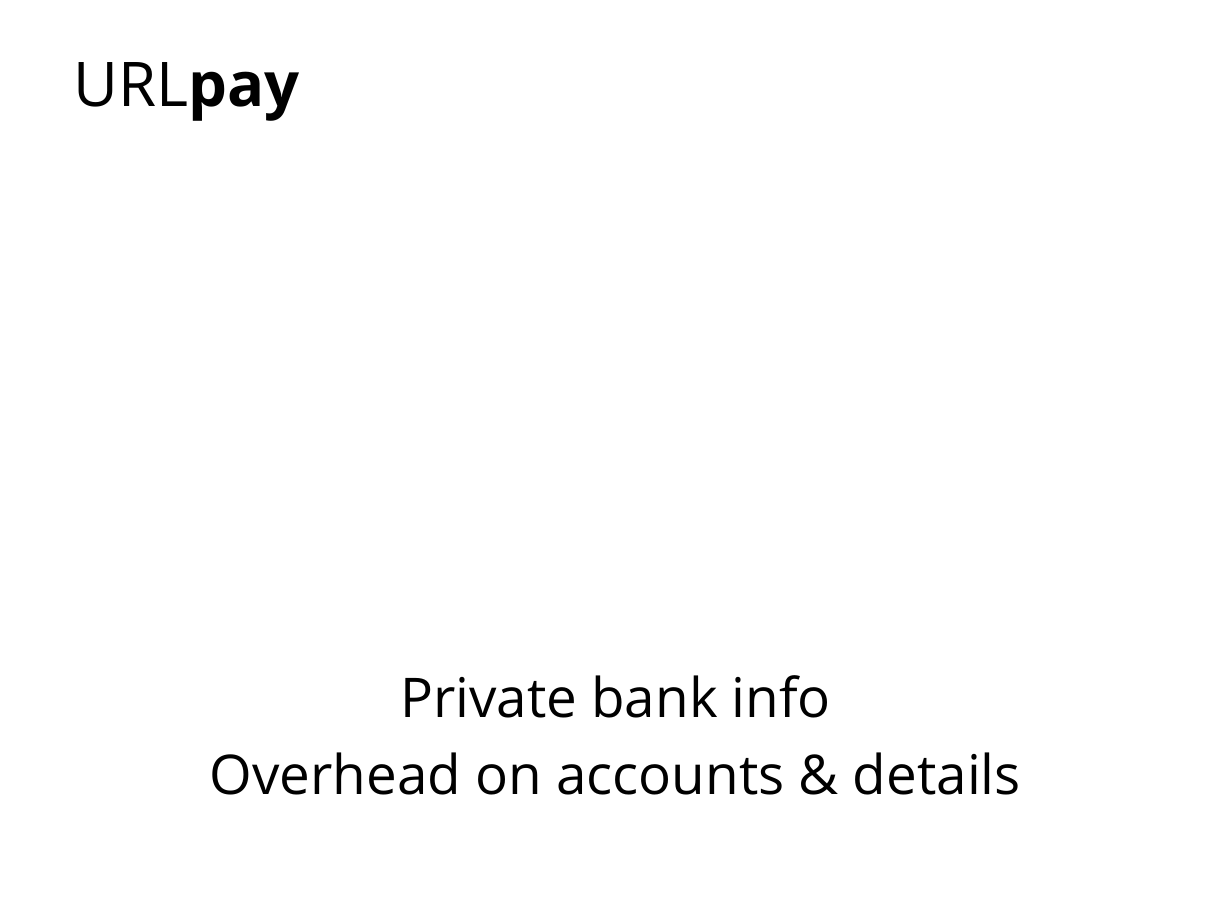
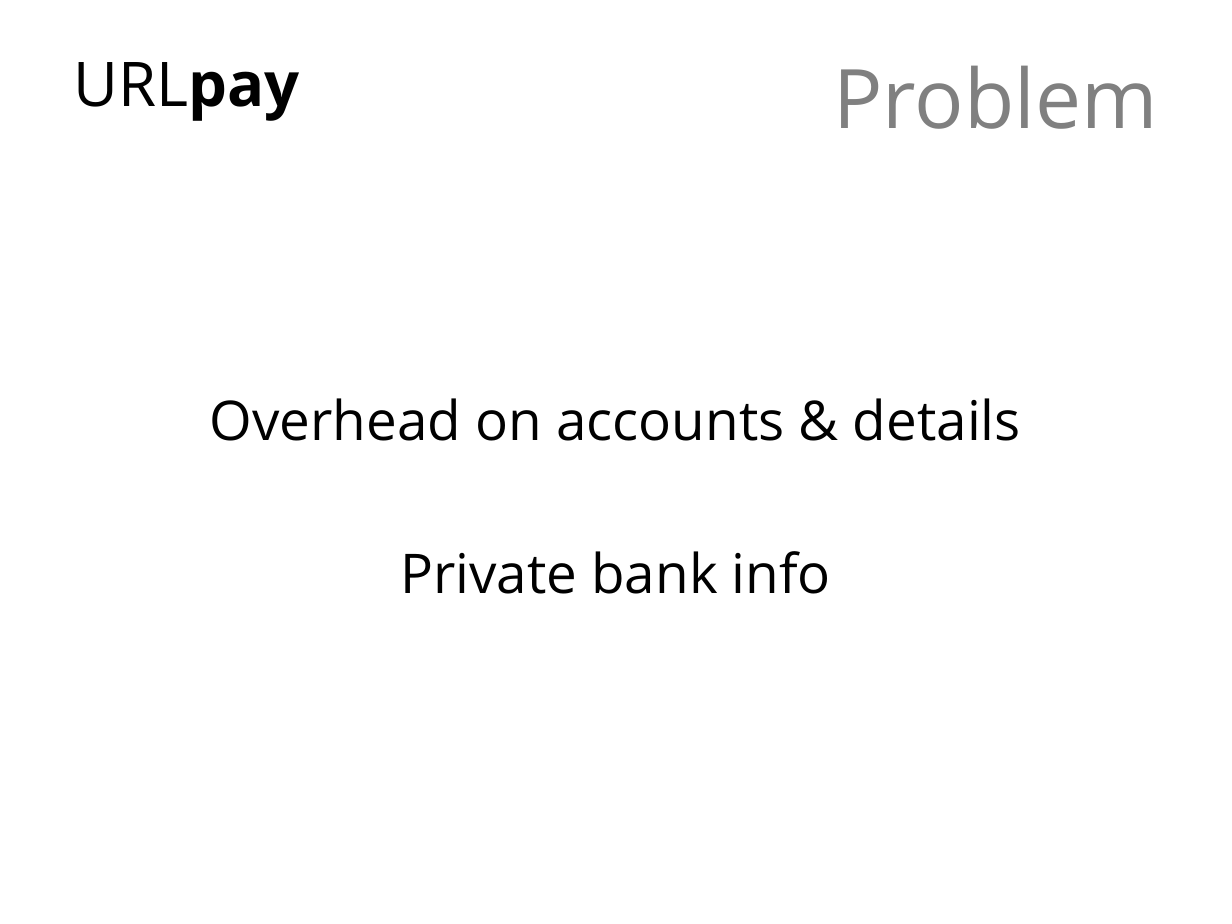
Before and after one commit to stenver/urlpay, a slide deck: slide 5 of pitch/presentation/esitlus.pptx. Drawn at 1232x924 pixels with LibreOffice and Linux fonts; fonts in the diff are those of the drawing. Boxes give left, top, right and bottom in pixels: in the first picture for what was removed or moved away, otherwise in the second. Text is boxed around its words. In the diff, an @@ line names an element or a change of style, - is before the commit and + after.

```diff
--- a/pitch/presentation/esitlus.pptx
+++ b/pitch/presentation/esitlus.pptx
@@ title added at (834,65,1158,129), 48 pt, text #808080 @@
+Problem
@@ text "Overhead on accounts & details": place and size @@
-text "Overhead on accounts & details" at (210,675,1021,795)
+text "Overhead on accounts & details" at (210,398,1021,594)
@@ text at (210,398,1021,441): paragraph added @@
+Overhead on accounts & details
@@ text at (210,752,1021,795): paragraph removed @@
-Overhead on accounts & details
```
Also in this commit, not shown: 4 other slides changed, 6 slides added, 5 slides removed.
